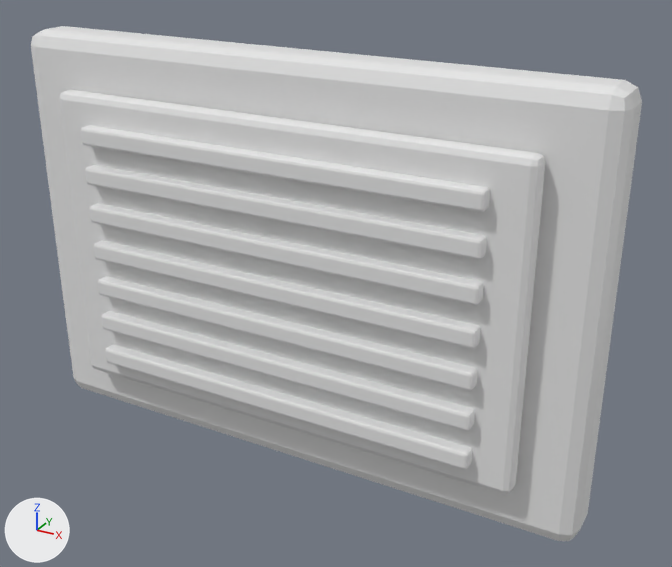
What one commit did to the glTF model godot/assets/generated/industrial/dz_wall_vent.glb.
One viewpoint serves both versions: a 50 mm camera at (0.929, -1.525, 1.184) aimed at (0.088, 0.004, 0.42). Every picture has the same lights, and +X, +Y and +Z are marked at lower left. The first picture is the older version.

Before the edit, the objects in view are built like this:
```python
ob_ventframe = bpy.data.objects.new('VentFrame', me_cube_073)
ob_ventframe.location = (0.0, 0.0, 0.44)
ob_ventrecess = bpy.data.objects.new('VentRecess', me_cube_074)
ob_ventrecess.location = (0.0, -0.082, 0.44)
ob_ventslat_00 = bpy.data.objects.new('VentSlat_00', me_cube_075)
ob_ventslat_00.location = (0.0, -0.112, 0.18)
ob_ventslat_01 = bpy.data.objects.new('VentSlat_01', me_cube_076)
ob_ventslat_01.location = (0.0, -0.112, 0.265)
ob_ventslat_02 = bpy.data.objects.new('VentSlat_02', me_cube_077)
ob_ventslat_02.location = (0.0, -0.112, 0.35)
ob_ventslat_03 = bpy.data.objects.new('VentSlat_03', me_cube_078)
ob_ventslat_03.location = (0.0, -0.112, 0.435)
ob_ventslat_04 = bpy.data.objects.new('VentSlat_04', me_cube_079)
ob_ventslat_04.location = (0.0, -0.112, 0.52)
ob_ventslat_05 = bpy.data.objects.new('VentSlat_05', me_cube_080)
ob_ventslat_05.location = (0.0, -0.112, 0.605)
ob_ventslat_06 = bpy.data.objects.new('VentSlat_06', me_cube_081)
ob_ventslat_06.location = (0.0, -0.112, 0.69)
```
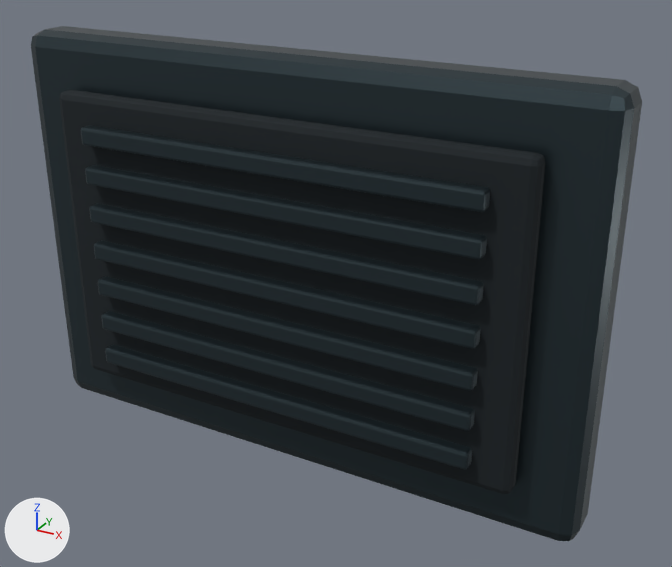
Location of each change, [x1, y1, x2, y2] in pixels of the pictures (672 x 567 px):
```json
{"object": "VentFrame", "change": "recoloured, surface changed", "before": [31, 26, 642, 541], "after": [31, 26, 642, 541], "on screen": "darker"}
{"object": "VentRecess", "change": "recoloured", "before": [59, 90, 545, 494], "after": [59, 90, 545, 494], "on screen": "white to black"}
{"object": "VentSlat_06", "change": "recoloured, surface changed", "before": [81, 125, 490, 212], "after": [81, 125, 490, 212], "on screen": "white to dark blue"}
{"object": "VentSlat_05", "change": "recoloured, surface changed", "before": [85, 165, 487, 260], "after": [85, 165, 487, 260], "on screen": "white to dark blue"}
{"object": "VentSlat_04", "change": "recoloured, surface changed", "before": [89, 203, 484, 305], "after": [89, 203, 484, 305], "on screen": "white to dark blue"}
{"object": "VentSlat_03", "change": "recoloured, surface changed", "before": [94, 240, 481, 349], "after": [94, 240, 481, 349], "on screen": "darker"}
{"object": "VentSlat_02", "change": "recoloured, surface changed", "before": [98, 276, 478, 391], "after": [98, 276, 478, 391], "on screen": "darker"}
{"object": "VentSlat_01", "change": "recoloured, surface changed", "before": [101, 311, 475, 431], "after": [101, 311, 475, 431], "on screen": "darker"}
{"object": "VentSlat_00", "change": "recoloured, surface changed", "before": [105, 344, 472, 470], "after": [105, 344, 472, 470], "on screen": "darker"}
```

Edits to the scene script, one JSON object a line:
```json
{"op": "set", "path": "mat_dz_darksteel.base_color", "old": "(0.8, 0.8, 0.8)", "new": "(0.035, 0.055, 0.065)", "note": "white #e7e7e7 -> dark blue #354248"}
{"op": "set", "path": "mat_dz_darksteel.metallic", "old": "0.0", "new": "0.72"}
{"op": "set", "path": "mat_dz_recess.base_color", "old": "(0.8, 0.8, 0.8)", "new": "(0.008, 0.014, 0.018)", "note": "white #e7e7e7 -> black #161f24"}
```
